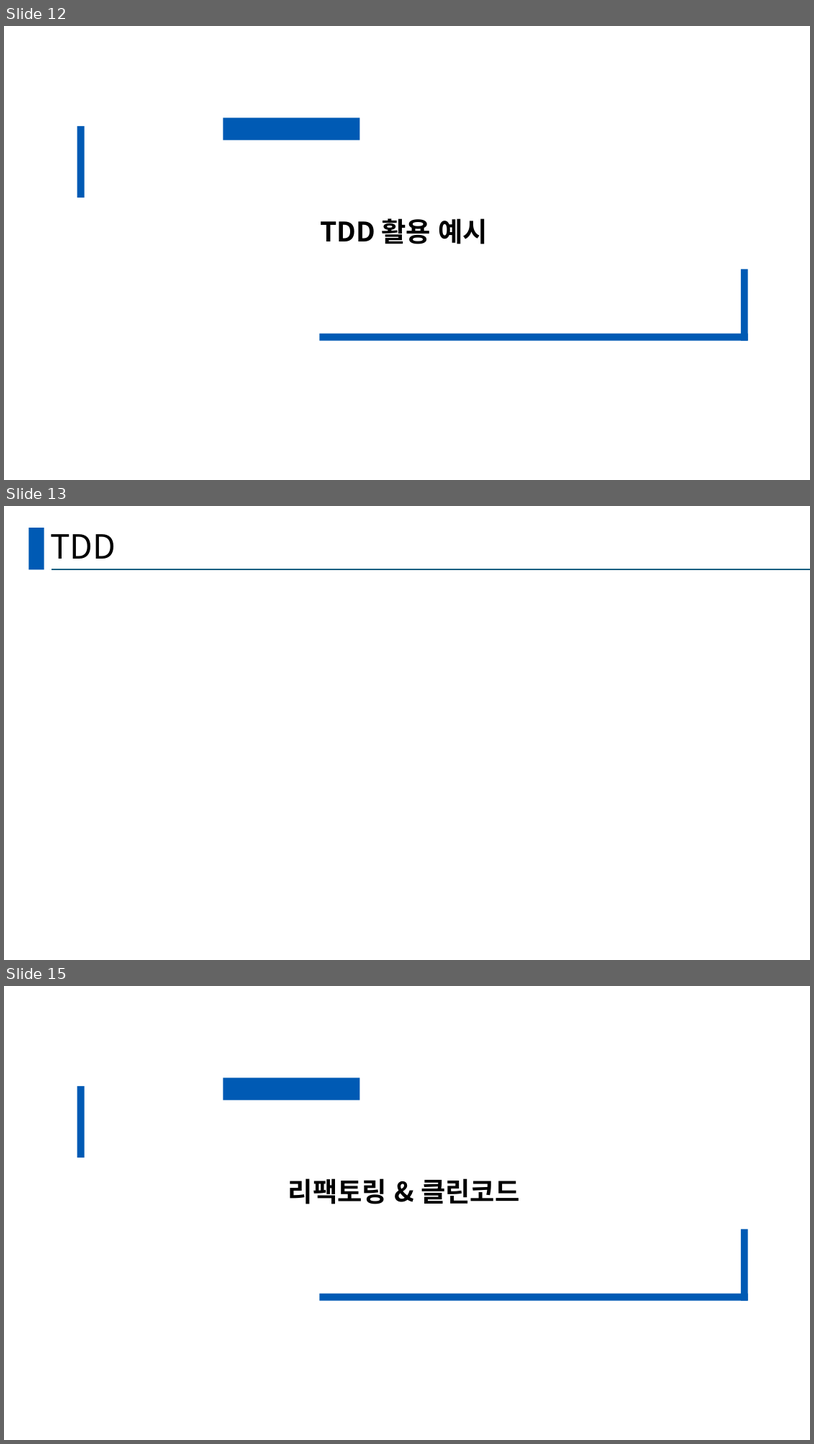
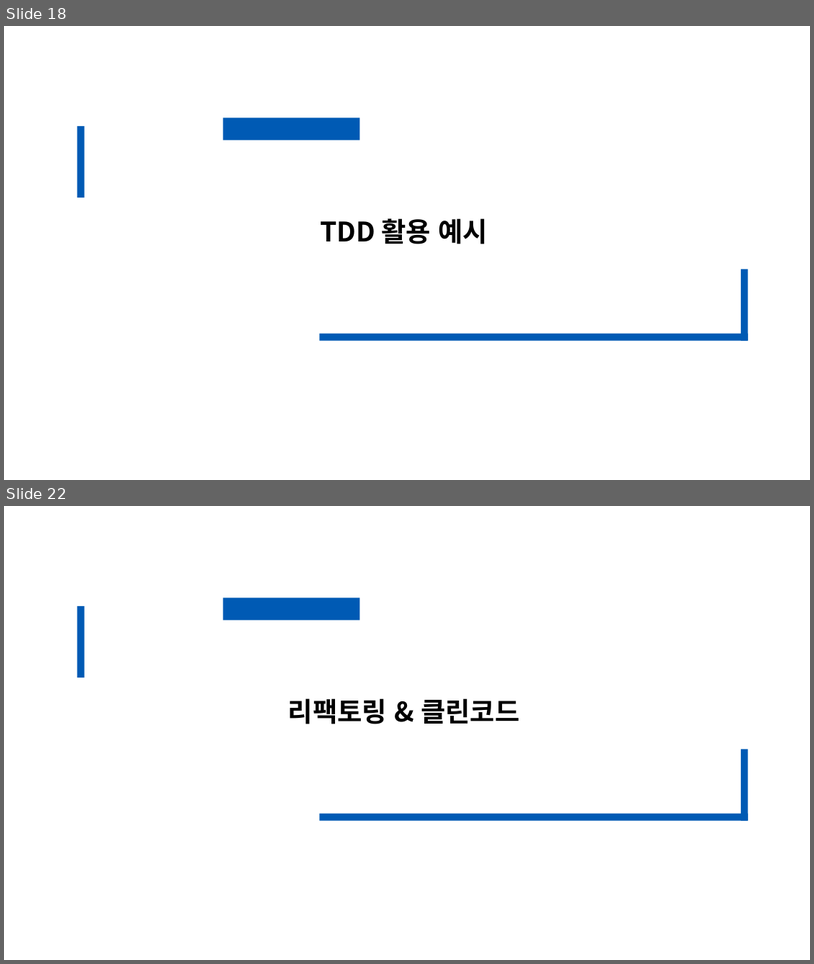
Before and after one commit to seungjun611/CRA_TeamProject_SSD, a slide deck: TeamProjectPPT.pptx. Shown one above the other, each under a label of ours: slides 12, 13 and 15 before the commit, slides 18 and 22 after it; the slides between them are not shown. The pictures are 814x1444 and 814x964 pixels, drawn with LibreOffice and Linux fonts; fonts in the diff are those of the drawing. Boxes give left, top, right and bottom in pixels: in the first picture for what was removed or moved away, otherwise in the second. Text is boxed around its words. In the diff, an @@ line names an element or a change of style, - is before the commit and + after.

```diff
--- a/TeamProjectPPT.pptx
+++ b/TeamProjectPPT.pptx
@@ slide 13 removed at (4, 506, 810, 960), background #FFFFFF @@
@@ rectangle removed at (28, 528, 44, 569) @@
@@ title removed at (50, 534, 116, 559) @@
-TDD
@@ line removed from (52, 569) to (810, 569) @@
@@ what was slide 12 is now slide 18 @@
@@ what was slide 15 is now slide 22 @@
```
Also in this commit, not shown: 5 slides changed, 20 slides added, 5 other slides removed.
